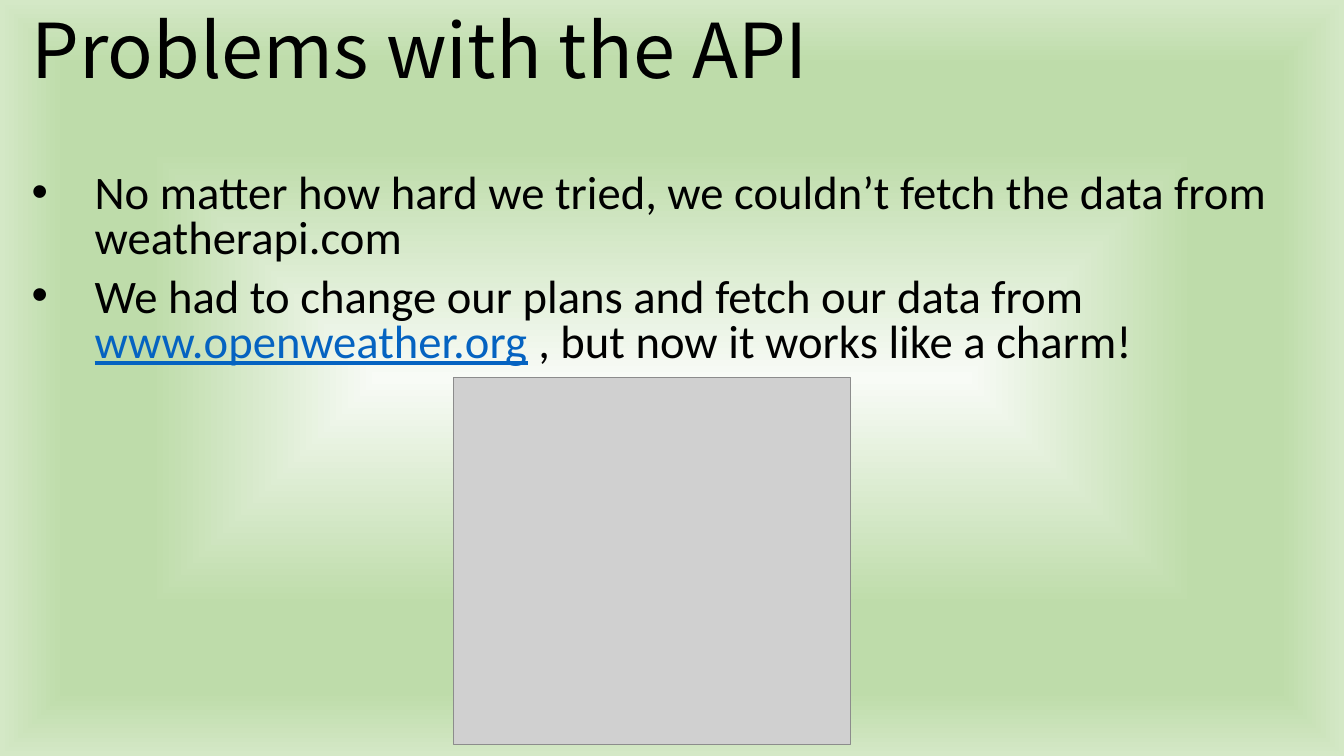
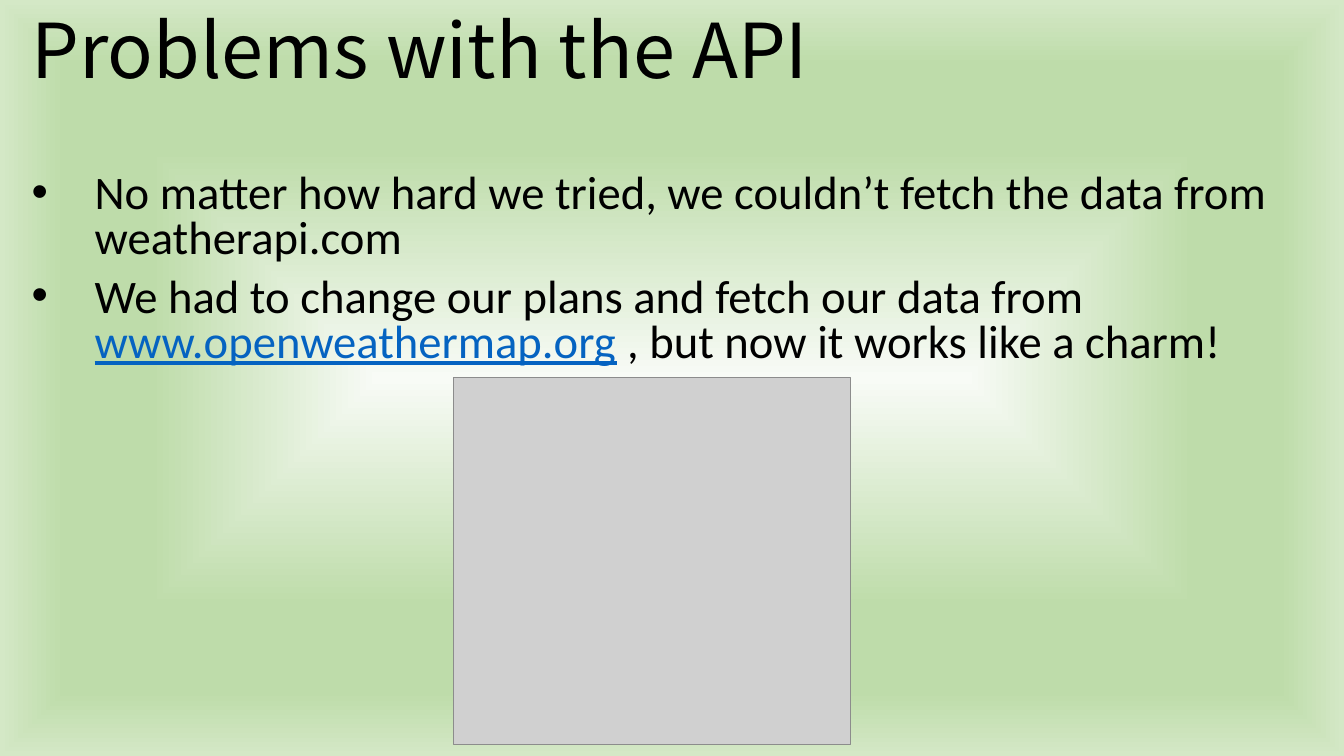
Before and after one commit to kingakohari/weather-app-javascipt, a slide deck: slide 4 of jabbaScript - weatherapp.pptx. Drawn at 1344x756 pixels with LibreOffice and Linux fonts; fonts in the diff are those of the drawing; grey boxes stand for pictures. Boxes give left, top, right and bottom in pixels: in the first picture for what was removed or moved away, otherwise in the second. Text is boxed around its words. In the diff, an @@ line names an element or a change of style, - is before the commit and + after.

```diff
--- a/jabbaScript - weatherapp.pptx
+++ b/jabbaScript - weatherapp.pptx
@@ subtitle at [95, 280, 1220, 366]: text changed @@
-• We had to change our plans and fetch our data from www.openweather.org , but now it works like a charm!
+• We had to change our plans and fetch our data from www.openweathermap.org , but now it works like a charm!
```
Also in this commit, not shown: 5 other files.
